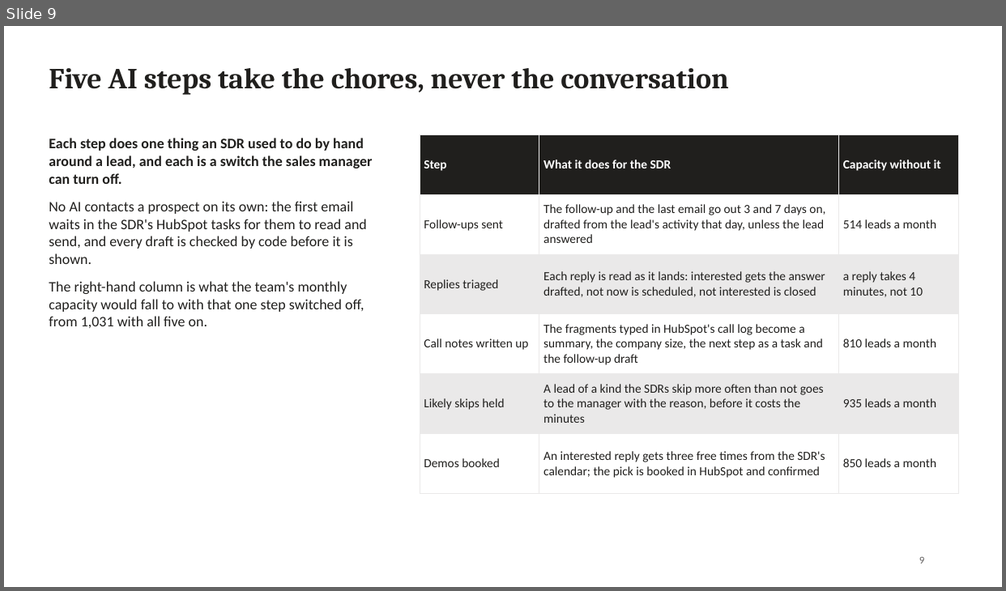
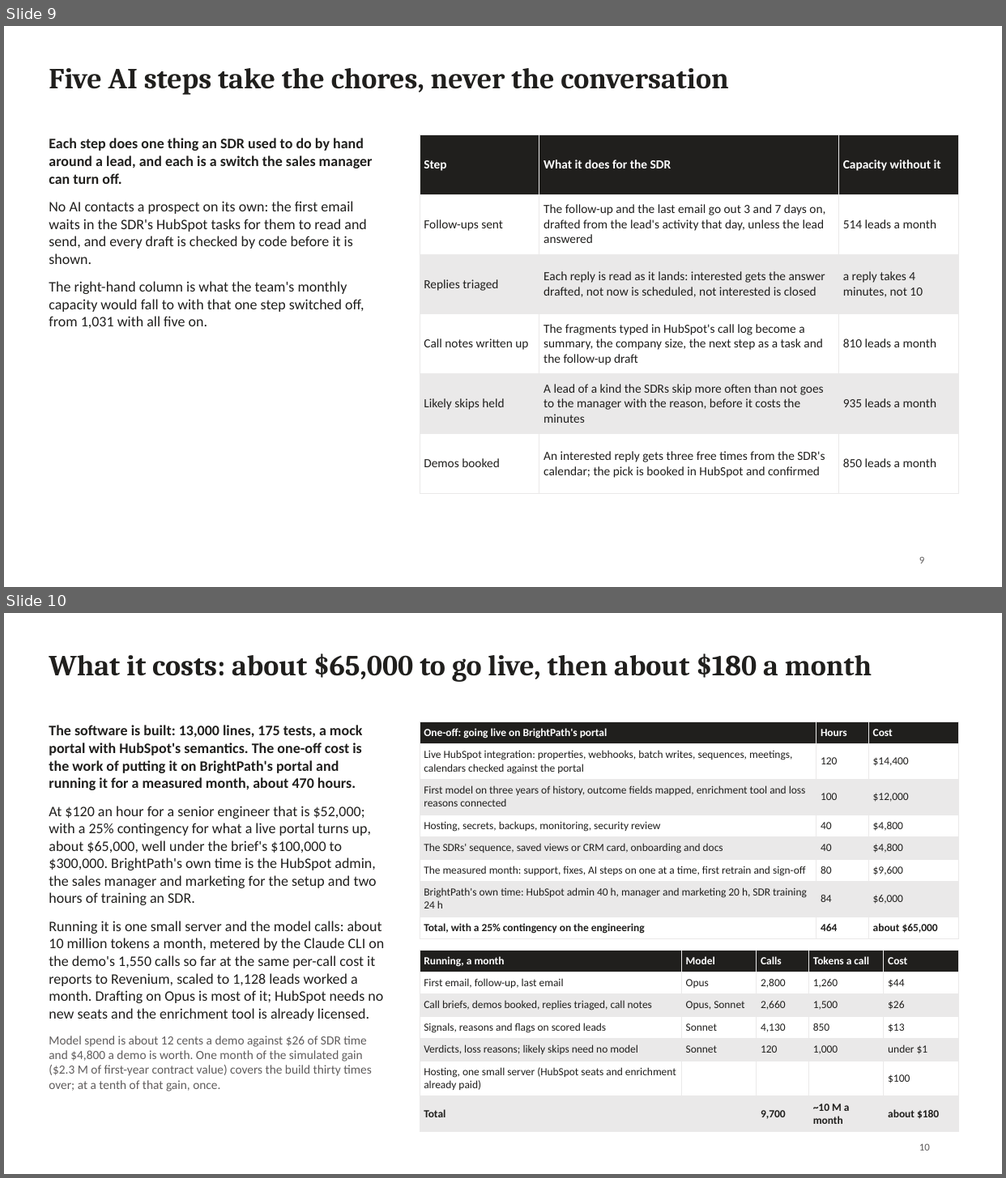
Before and after one commit to Ash1129/AuxoCase, a slide deck: docs/decks/AuxoCase-CEO-business-review.pptx. Shown one above the other, each under a label of ours: slide 9 before the commit, slides 9 and 10 after it. The pictures are 1006x591 and 1006x1178 pixels, drawn with LibreOffice and Linux fonts; fonts in the diff are those of the drawing. Boxes give left, top, right and bottom in pixels: in the first picture for what was removed or moved away, otherwise in the second. Text is boxed around its words. In the diff, an @@ line names an element or a change of style, - is before the commit and + after.

```diff
--- a/docs/decks/AuxoCase-CEO-business-review.pptx
+++ b/docs/decks/AuxoCase-CEO-business-review.pptx
@@ slide 10 added at bbox=[4, 613, 1002, 1174], background #FFFFFF @@
@@ title added at bbox=[49, 653, 872, 682], 28 pt, text #201F1D, bold @@
+What it costs: about $65,000 to go live, then about $180 a month
@@ text added at bbox=[49, 725, 384, 1092], 14 pt, text #201F1D @@
+The software is built: 13,000 lines, 175 tests, a mock portal with HubSpot's semantics. The one-off cost is the work of putting it on BrightPath's portal and running it for a measured month, about 470 hours.
+At $120 an hour for a senior engineer that is $52,000; with a 25% contingency for what a live portal turns up, about $65,000, well under the brief's $100,000 to $300,000. BrightPath's own time is the HubSpot admin, the sales manager and marketing for the setup and two hours of training an SDR.
+Running it is one small server and the model calls: about 10 million tokens a month, metered by the Claude CLI on the demo's 1,550 calls so far at the same per-call cost it reports to Revenium, scaled to 1,128 leads worked a month. Drafting on Opus is most of it; HubSpot needs no new seats and the enrichment tool is already licensed.
+Model spend is about 12 cents a demo against $26 of SDR time and $4,800 a demo is worth. One month of the simulated gain ($2.3 M of first-year contract value) covers the build thirty times over; at a tenth of that gain, once.
@@ table added at bbox=[420, 722, 958, 937], 8 rows, 3 columns @@
+One-off: going live on BrightPath's portal | Hours | Cost
+Live HubSpot integration: properties, webhooks, batch writes, sequences, meetings, calendars checked against the portal | 120 | $14,400
+First model on three years of history, outcome fields mapped, enrichment tool and loss reasons connected | 100 | $12,000
+Hosting, secrets, backups, monitoring, security review | 40 | $4,800
+The SDRs' sequence, saved views or CRM card, onboarding and docs | 40 | $4,800
+The measured month: support, fixes, AI steps on one at a time, first retrain and sign-off | 80 | $9,600
+BrightPath's own time: HubSpot admin 40 h, manager and marketing 20 h, SDR training 24 h | 84 | $6,000
+Total, with a 25% contingency on the engineering | 464 | about $65,000
@@ table added at bbox=[420, 950, 958, 1127], 7 rows, 5 columns @@
+Running, a month | Model | Calls | Tokens a call | Cost
+First email, follow-up, last email | Opus | 2,800 | 1,260 | $44
+Call briefs, demos booked, replies triaged, call notes | Opus, Sonnet | 2,660 | 1,500 | $26
+Signals, reasons and flags on scored leads | Sonnet | 4,130 | 850 | $13
+Verdicts, loss reasons; likely skips need no model | Sonnet | 120 | 1,000 | under $1
+Hosting, one small server (HubSpot seats and enrichment already paid) |  |  |  | $100
+Total |  | 9,700 | ~10 M a month | about $180
@@ page number added at bbox=[919, 1144, 930, 1151], 10 pt, text #605D5D @@
+10
```
Also in this commit, not shown: 2 slides changed, 1 other slide added, 3 other files.
